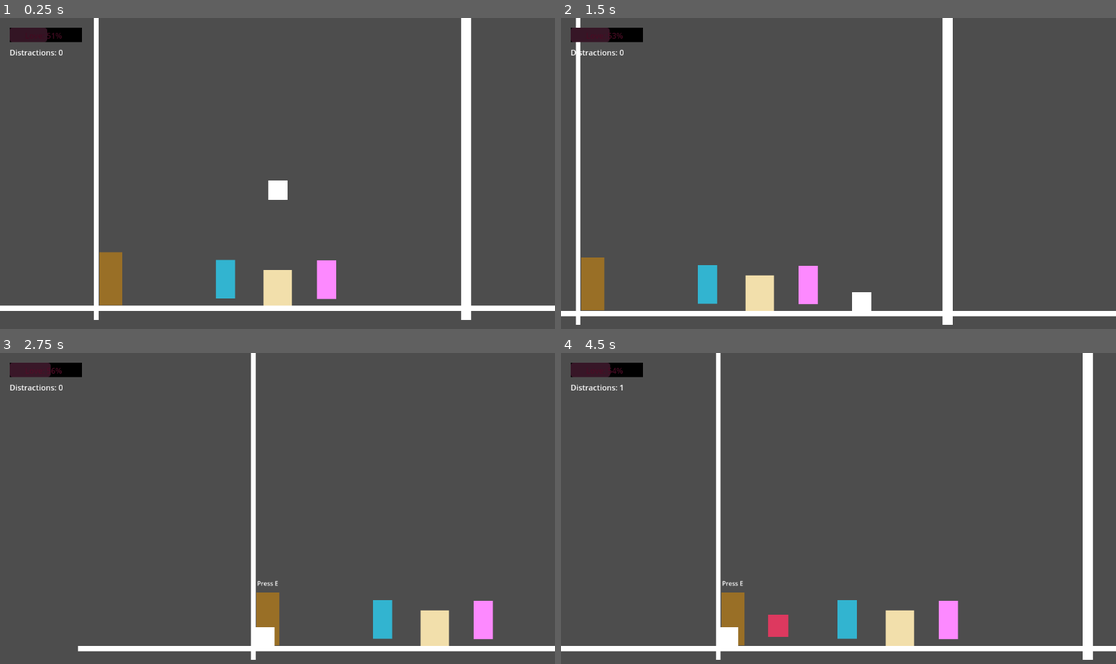
Above: before the commit, frames 1-4 (two rows, left to right).
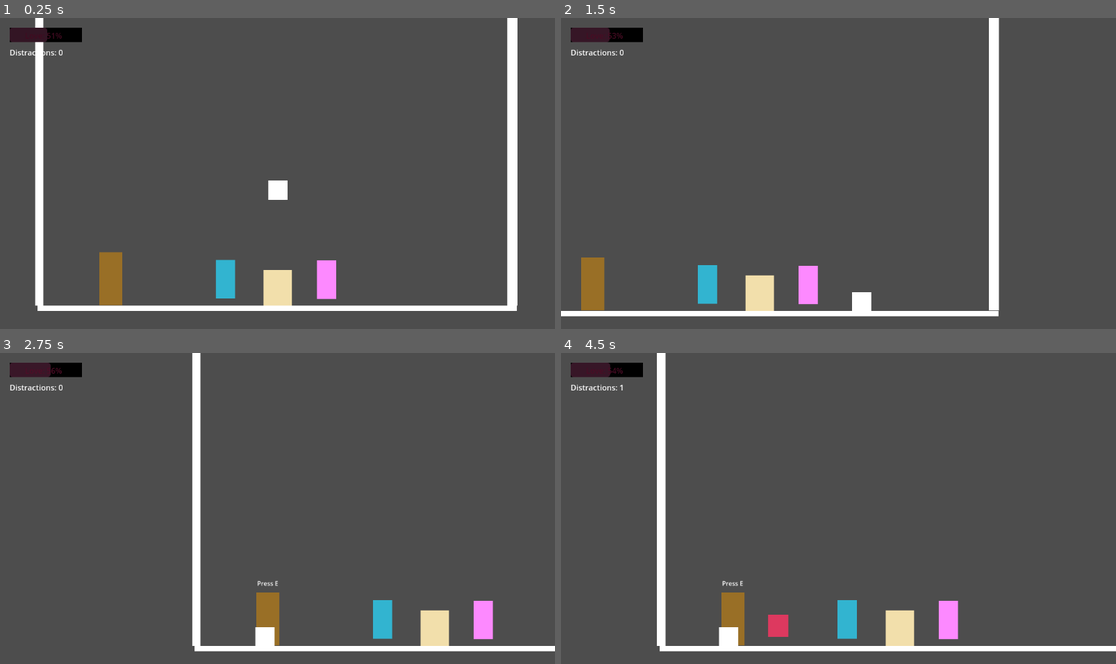
Above: after the commit, the same moments.

Repository: LouisZCode/love_dog_brackeysJam_2025
Game: Godot game, scene res://scenes/game.tscn
Same seed, same stepped clock (60 frames per second), same inputs: the game is played once before the commit and once after it.
Inputs:
- Up to frame 1 (0.25 s): no input
- Up to frame 2 (1.5 s): hold Right (ui_right) from 0.53 s (still down); tap E (interact) at 0.6 s; tap Space (run) at 1.35 s
- Up to frame 3 (2.75 s): release Right (ui_right) at 2.03 s; hold Left (ui_left) from 2.03 s (still down); tap E (interact) at 2.1 s
- Up to frame 4 (4.5 s): tap E (interact) at 2.75, 3.5, 3.6, 4.25 s; release Left (ui_left) at 2.78 s; hold Right (ui_right) 2.78-4.28 s; tap Space (run) at 2.85, 4.35 s; hold Left (ui_left) from 4.28 s (still down)

The runs differ from the first frame. In frame 1, 6.0% of the frame differs, in the area x 0-100%, y 0-98%; in frame 2, 4.8%; in frame 3, 2.9%; in frame 4, 4.5%.

Commit message:
Fix room Dimentions

Diff:
--- a/scenes/game.tscn
+++ b/scenes/game.tscn
@@ -16,16 +16,16 @@
 size = Vector2(61, 141)
 
 [sub_resource type="RectangleShape2D" id="RectangleShape2D_mp2s3"]
-size = Vector2(1866, 35)
+size = Vector2(1053, 35)
 
 [sub_resource type="RectangleShape2D" id="RectangleShape2D_w2x6j"]
-size = Vector2(56, 807)
+size = Vector2(56, 833.5)
 
 [sub_resource type="RectangleShape2D" id="RectangleShape2D_3to8f"]
-size = Vector2(56, 807)
+size = Vector2(56, 803)
 
 [sub_resource type="RectangleShape2D" id="RectangleShape2D_hyov0"]
-size = Vector2(1866, 35)
+size = Vector2(1043, 35)
 
 [sub_resource type="RectangleShape2D" id="RectangleShape2D_yv04x"]
 size = Vector2(73, 92)
@@ -107,43 +107,43 @@
 [node name="StaticBody2D" type="StaticBody2D" parent="Rooms/DiningRoom"]
 
 [node name="CollisionShape2D" type="CollisionShape2D" parent="Rooms/DiningRoom/StaticBody2D"]
-position = Vector2(-3, 20.5)
+position = Vector2(-9, 20.5)
 shape = SubResource("RectangleShape2D_mp2s3")
 
 [node name="ColorRect" type="ColorRect" parent="Rooms/DiningRoom/StaticBody2D/CollisionShape2D"]
-offset_left = -922.0
-offset_top = -19.0
-offset_right = 939.0
+offset_left = -613.0
+offset_top = -19.0
+offset_right = 630.0
 offset_bottom = -6.0
 
 [node name="CollisionShape2D2" type="CollisionShape2D" parent="Rooms/DiningRoom/StaticBody2D"]
-position = Vector2(-494, -368)
+position = Vector2(-637, -381.25)
 shape = SubResource("RectangleShape2D_w2x6j")
 
 [node name="ColorRect" type="ColorRect" parent="Rooms/DiningRoom/StaticBody2D/CollisionShape2D2"]
-offset_left = 18.0
-offset_top = -429.0
+offset_left = 8.0
+offset_top = -420.0
 offset_right = 30.0
-offset_bottom = 406.0
+offset_bottom = 382.0
 
 [node name="CollisionShape2D3" type="CollisionShape2D" parent="Rooms/DiningRoom/StaticBody2D"]
-position = Vector2(501, -368)
+position = Vector2(621, -393.5)
 shape = SubResource("RectangleShape2D_3to8f")
 
 [node name="ColorRect" type="ColorRect" parent="Rooms/DiningRoom/StaticBody2D/CollisionShape2D3"]
 offset_left = -25.0
-offset_top = -429.0
+offset_top = -400.0
 offset_right = 1.0
-offset_bottom = 406.0
+offset_bottom = 394.0
 
 [node name="CollisionShape2D4" type="CollisionShape2D" parent="Rooms/DiningRoom/StaticBody2D"]
-position = Vector2(4, -787)
+position = Vector2(3.5, -787)
 shape = SubResource("RectangleShape2D_hyov0")
 
 [node name="ColorRect" type="ColorRect" parent="Rooms/DiningRoom/StaticBody2D/CollisionShape2D4"]
-offset_left = -922.0
-offset_top = -19.0
-offset_right = 939.0
+offset_left = -616.0
+offset_top = -19.0
+offset_right = 608.0
 offset_bottom = 19.0
 
 [node name="TableArea" type="Area2D" parent="Rooms/DiningRoom"]
@@ -210,13 +210,13 @@
 [node name="StaticBody2D" type="StaticBody2D" parent="Rooms/Kitchen"]
 
 [node name="CollisionShape2D" type="CollisionShape2D" parent="Rooms/Kitchen/StaticBody2D"]
-position = Vector2(-3, 20.5)
+position = Vector2(5.5, 20.5)
 shape = SubResource("RectangleShape2D_mp2s3")
 
 [node name="ColorRect" type="ColorRect" parent="Rooms/Kitchen/StaticBody2D/CollisionShape2D"]
-offset_left = -922.0
-offset_top = -19.0
-offset_right = 939.0
+offset_left = -475.0
+offset_top = -19.0
+offset_right = 483.0
 offset_bottom = -6.0
 
 [node name="CollisionShape2D2" type="CollisionShape2D" parent="Rooms/Kitchen/StaticBody2D"]
@@ -240,22 +240,14 @@
 offset_bottom = 406.0
 
 [node name="CollisionShape2D4" type="CollisionShape2D" parent="Rooms/Kitchen/StaticBody2D"]
-position = Vector2(4, -787)
+position = Vector2(0.5, -787)
 shape = SubResource("RectangleShape2D_hyov0")
 
 [node name="ColorRect" type="ColorRect" parent="Rooms/Kitchen/StaticBody2D/CollisionShape2D4"]
-offset_left = -922.0
-offset_top = -19.0
-offset_right = 939.0
+offset_left = -472.0
+offset_top = -19.0
+offset_right = 494.0
 offset_bottom = 19.0
-
-[node name="ProblemSpawnPoints" type="Node2D" parent="Rooms/Kitchen"]
-
-[node name="SpawnPoint1" type="Marker2D" parent="Rooms/Kitchen/ProblemSpawnPoints"]
-position = Vector2(-637, -38)
-
-[node name="SpawnPoint2" type="Marker2D" parent="Rooms/Kitchen/ProblemSpawnPoints"]
-position = Vector2(525, -49)
 
 [connection signal="love_level_changed" from="DateManager" to="Rooms/DiningRoom/date" method="_on_date_manager_love_level_changed"]
 [connection signal="love_level_changed" from="DateManager" to="Rooms/DiningRoom/owner" method="_on_date_manager_love_level_changed"]
